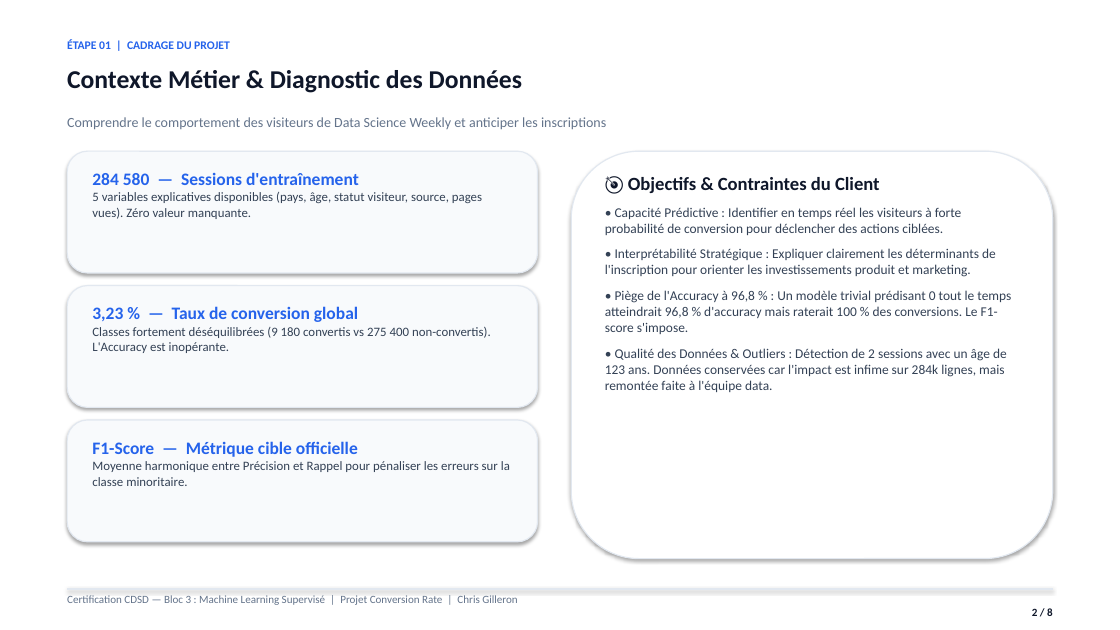
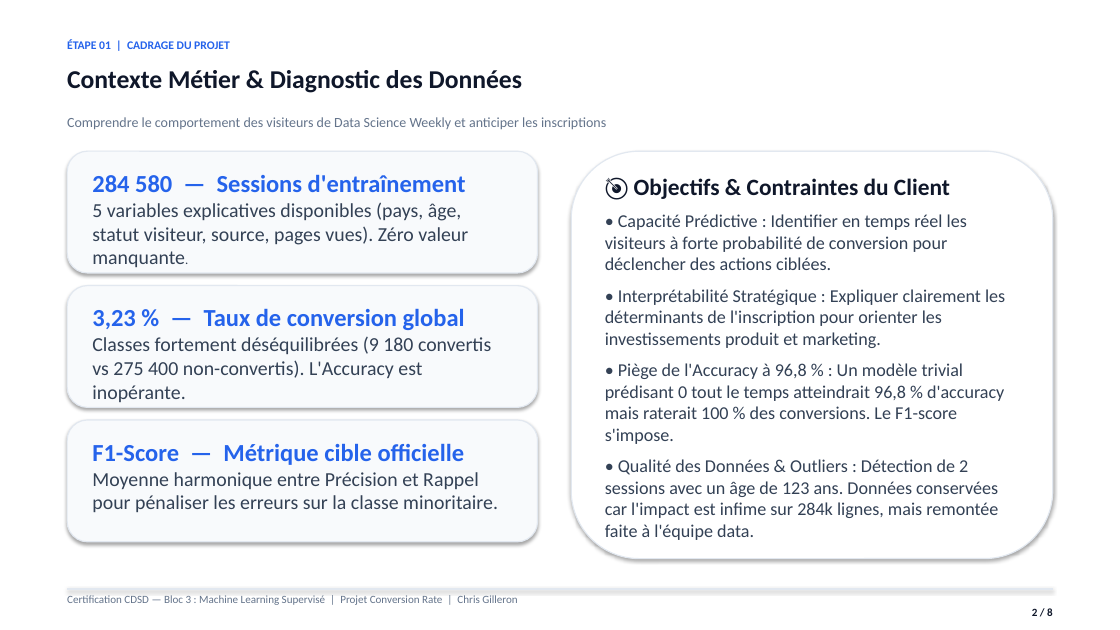
Before and after one commit to Elkristobal59/CERTIFICATION_CDSD, a slide deck: slide 2 of Bloc_3_Machine_Learning/Conversion_Rate/Conversion_rate_presentation.pptx. Drawn at 1120x630 pixels with LibreOffice and Linux fonts; fonts in the diff are those of the drawing. Boxes give left, top, right and bottom in pixels: in the first picture for what was removed or moved away, otherwise in the second. Text is boxed around its words. In the diff, an @@ line names an element or a change of style, - is before the commit and + after.

```diff
--- a/Bloc_3_Machine_Learning/Conversion_Rate/Conversion_rate_presentation.pptx
+++ b/Bloc_3_Machine_Learning/Conversion_Rate/Conversion_rate_presentation.pptx
@@ text "284 580 — Sessions d'entraînement" at (92,174,468,267): size 15 to 21 pt in "284 580 — Sessions d'entraînement"; size 11 to 17 pt in "5 variables explicatives disponibles (pays, âge, statut ..." @@
@@ text "🎯 Objectifs & Contraintes du ..." at (605,178,1005,540): size 16 to 20 pt in "🎯 Objectifs & Contraintes du Client"; size 11.5 to 15.5 pt @@
@@ text "3,23 % — Taux de ..." at (92,308,491,378): size 15 to 21 pt in "3,23 % — Taux de conversion global"; size 11 to 17 pt in "Classes fortement déséquilibrées (9 180 convertis vs ..." @@
@@ text "F1-Score — Métrique cible officielle" at (92,443,498,512): size 15 to 21 pt in "F1-Score — Métrique cible officielle"; size 11 to 17 pt in "Moyenne harmonique entre Précision et Rappel pour ..." @@
```
Also in this commit, not shown: 5 other slides changed, 25 other files.
